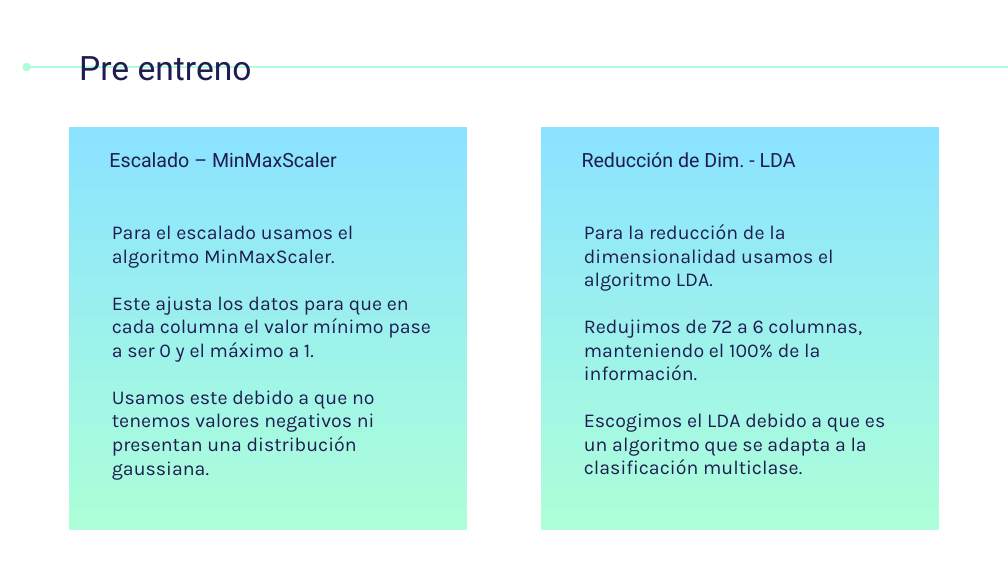
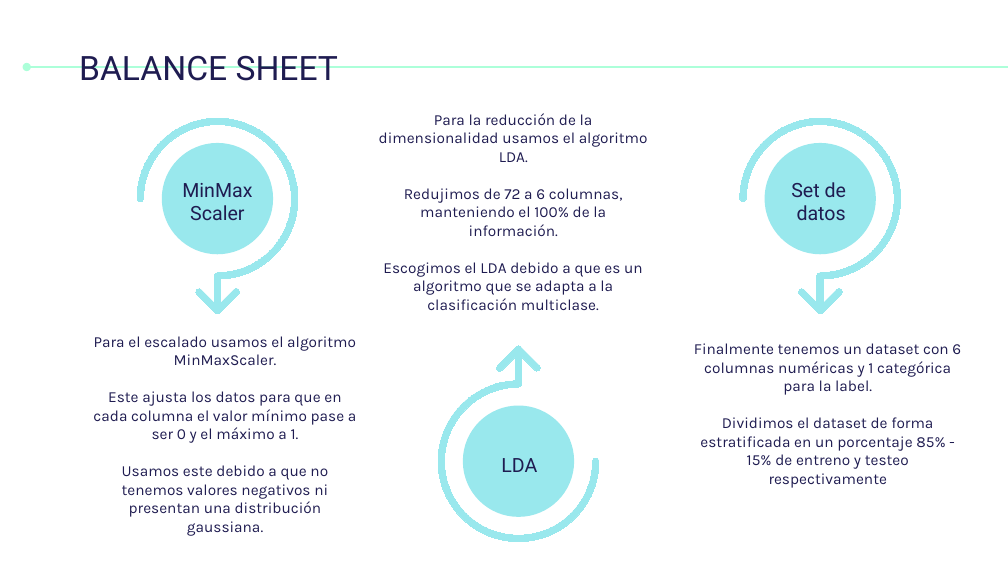
Before and after one commit to AnxoCasal/DDoS-Model-Prediction, a slide deck: slide 9 of Documentación/Presentacion de proyecto.pptx (slide 8 before the commit). Drawn at 1008x567 pixels with LibreOffice and Linux fonts; fonts in the diff are those of the drawing. Boxes give left, top, right and bottom in pixels: in the first picture for what was removed or moved away, otherwise in the second. Text is boxed around its words. In the diff, an @@ line names an element or a change of style, - is before the commit and + after.

```diff
--- a/Documentación/Presentacion de proyecto.pptx
+++ b/Documentación/Presentacion de proyecto.pptx
@@ title at (79, 55, 338, 81): text changed @@
-Pre entreno
+BALANCE SHEET
@@ freeform shape added at (137, 118, 298, 305), fill #99E8ED, outline #99E8ED 0.75 pt @@
@@ text "Para la reducción de la ...": place and size @@
-text "Para la reducción de la ..." at (584, 224, 885, 475)
+text "Para la reducción de la ..." at (379, 113, 648, 310)
@@ text "Para la reducción de la ..." at (379, 113, 648, 310): size 14 to 11 pt; alignment left to centre @@
@@ freeform shape added at (740, 118, 901, 305), fill #99E8ED, outline #99E8ED 0.75 pt @@
@@ rectangle removed at (70, 127, 468, 530) @@
@@ freeform shape added at (163, 144, 272, 253), fill #99E8ED, outline #99E8ED 1.5 pt @@
@@ rectangle removed at (541, 127, 939, 530) @@
@@ freeform shape added at (766, 144, 875, 253), fill #99E8ED, outline #99E8ED 1.5 pt @@
@@ title removed at (109, 152, 337, 167) @@
-Escalado – MinMaxScaler
@@ text removed at (582, 152, 796, 167) @@
-Reducción de Dim. - LDA
@@ text added at (182, 183, 252, 220), 14 pt, text #1F1C51 @@
+MinMax
+Scaler
@@ text added at (791, 182, 846, 220), 14 pt, text #1F1C51 @@
+Set de
+datos
@@ freeform shape added at (196, 288, 240, 313), fill #99E8ED, outline #99E8ED 0.75 pt @@
@@ freeform shape added at (798, 288, 843, 313), fill #99E8ED, outline #99E8ED 0.75 pt @@
@@ text "Para el escalado usamos el ..." at (93, 336, 356, 536): size 14 to 11 pt; alignment left to centre @@
@@ text "Para el escalado usamos el ...": place and size @@
-text "Para el escalado usamos el ..." at (112, 225, 431, 480)
+text "Para el escalado usamos el ..." at (93, 336, 356, 536)
@@ freeform shape added at (438, 354, 600, 541), fill #99E8ED, outline #99E8ED 0.75 pt @@
@@ freeform shape added at (496, 346, 540, 371), fill #99E8ED, outline #99E8ED 0.75 pt @@
@@ text added at (694, 343, 961, 488), 11 pt, text #1F1C51 @@
+Finalmente tenemos un dataset con 6 columnas numéricas y 1 categórica para la label.
+Dividimos el dataset de forma estratificada en un porcentaje 85% - 15% de entreno y testeo respectivamente
@@ freeform shape added at (464, 406, 573, 515), fill #99E8ED, outline #99E8ED 1.5 pt @@
@@ text added at (501, 458, 537, 472), 14 pt, text #1F1C51 @@
+LDA
```
Also in this commit, not shown: 3 other slides changed, 1 slide added, 1 other file.
